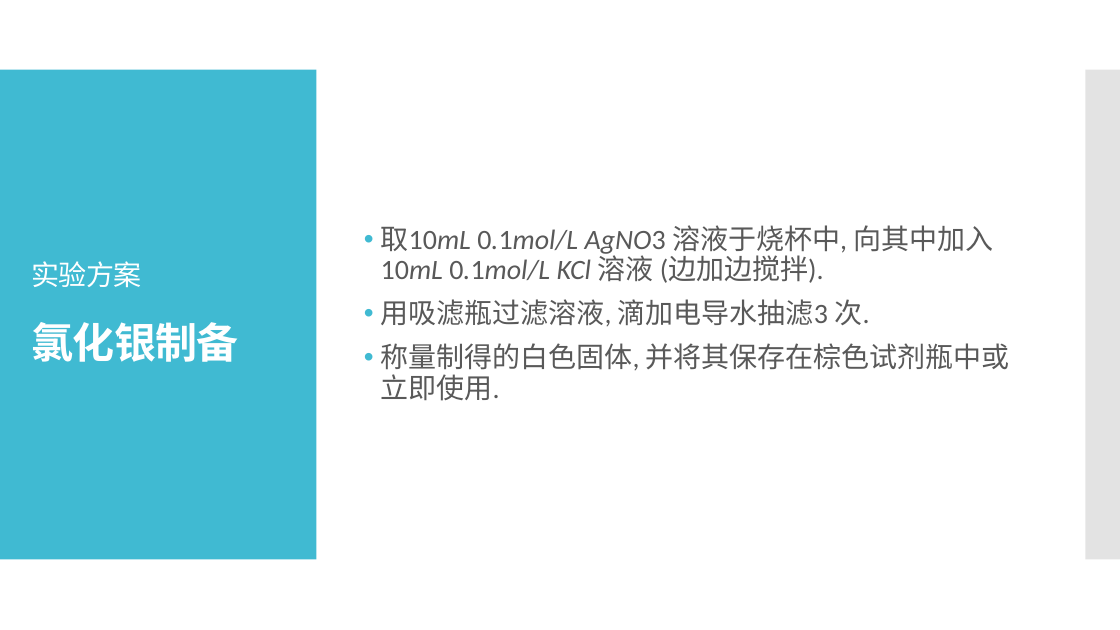
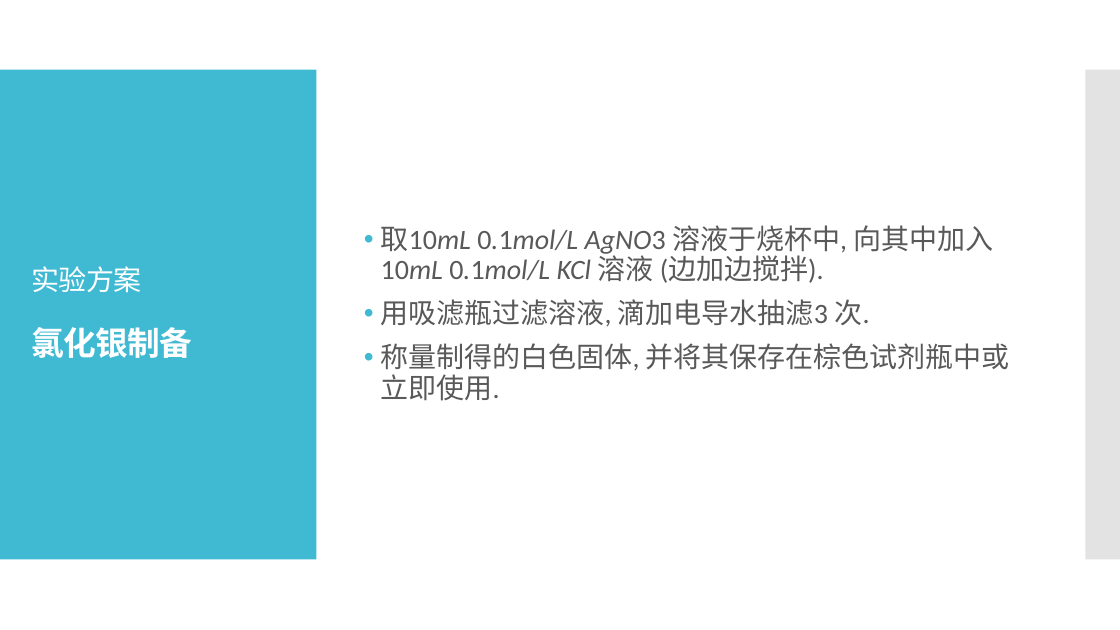
Before and after one commit to Mrqeoqqt/physical-chemistry-experiment-reports, a slide deck: slide 6 of Extend_exp_electronic_conductivity/拓展实验pre.pptx (slide 4 before the commit). Drawn at 1120x630 pixels with LibreOffice and Linux fonts; fonts in the diff are those of the drawing. Boxes give left, top, right and bottom in pixels: in the first picture for what was removed or moved away, otherwise in the second. Text is boxed around its words. In the diff, an @@ line names an element or a change of style, - is before the commit and + after.

```diff
--- a/Extend_exp_electronic_conductivity/拓展实验pre.pptx
+++ b/Extend_exp_electronic_conductivity/拓展实验pre.pptx
@@ title "实验方案 氯化银制备" at <box>32,266,192,358</box>: size 36 to 28 pt in "氯化银制备" @@
```
Also in this commit, not shown: 3 other slides changed, 3 slides added, 1 other file.
